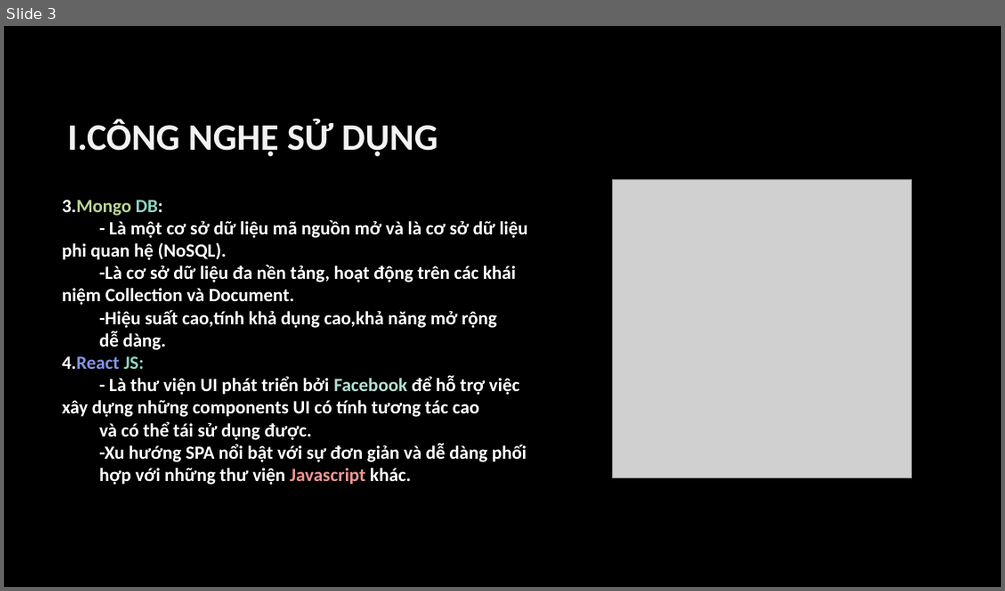
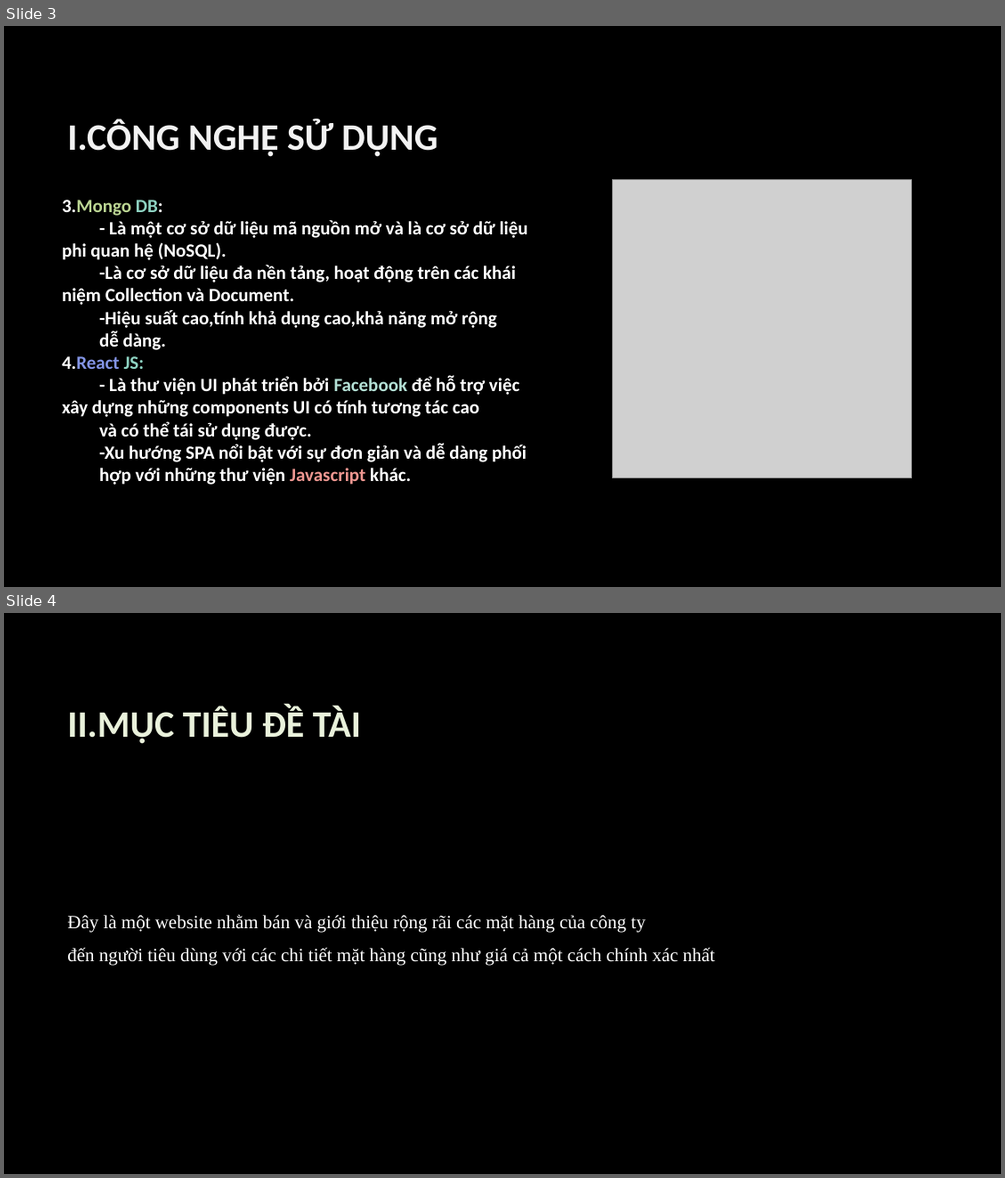
Before and after one commit to phamtoan021098/BaoCao-TieuLuanChuyenNganh, a slide deck: ĐỀ TÀI.pptx. Shown one above the other, each under a label of ours: slide 3 before the commit, slides 3 and 4 after it. The pictures are 1005x591 and 1005x1178 pixels, drawn with LibreOffice and Linux fonts; fonts in the diff are those of the drawing; grey boxes stand for pictures; background and template pictures are left out. Boxes give left, top, right and bottom in pixels: in the first picture for what was removed or moved away, otherwise in the second. Text is boxed around its words. In the diff, an @@ line names an element or a change of style, - is before the commit and + after.

```diff
--- a/ĐỀ TÀI.pptx
+++ b/ĐỀ TÀI.pptx
@@ slide 4 added at <box>4,613,1001,1174</box>, background picture (left out) @@
@@ title added at <box>67,706,361,744</box>, 36 pt, text #E9F1DB, bold @@
+II.MỤC TIÊU ĐỀ TÀI
@@ text added at <box>67,914,715,965</box>, 18 pt, text #FFFFFF @@
+Đây là một website nhằm bán và giới thiệu rộng rãi các mặt hàng của công ty
+đến người tiêu dùng với các chi tiết mặt hàng cũng như giá cả một cách chính xác nhất
```
Also in this commit, not shown: 5 slides changed, 1 slide removed.
